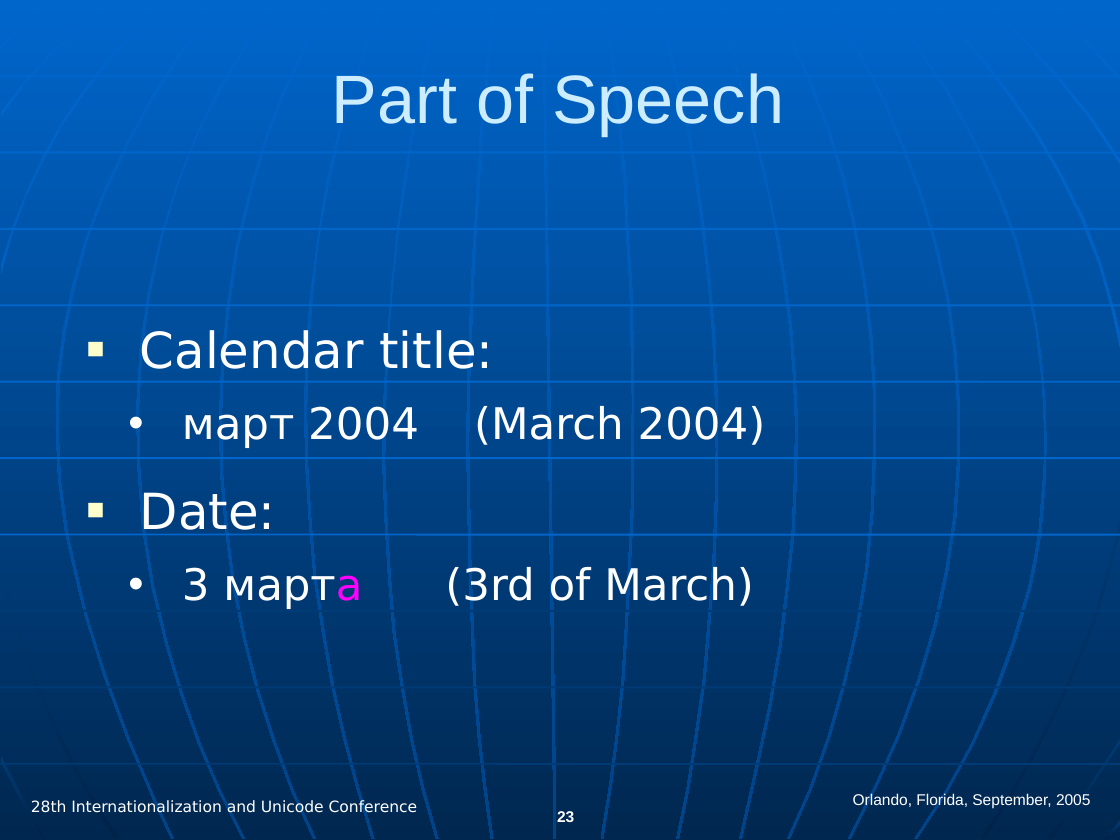
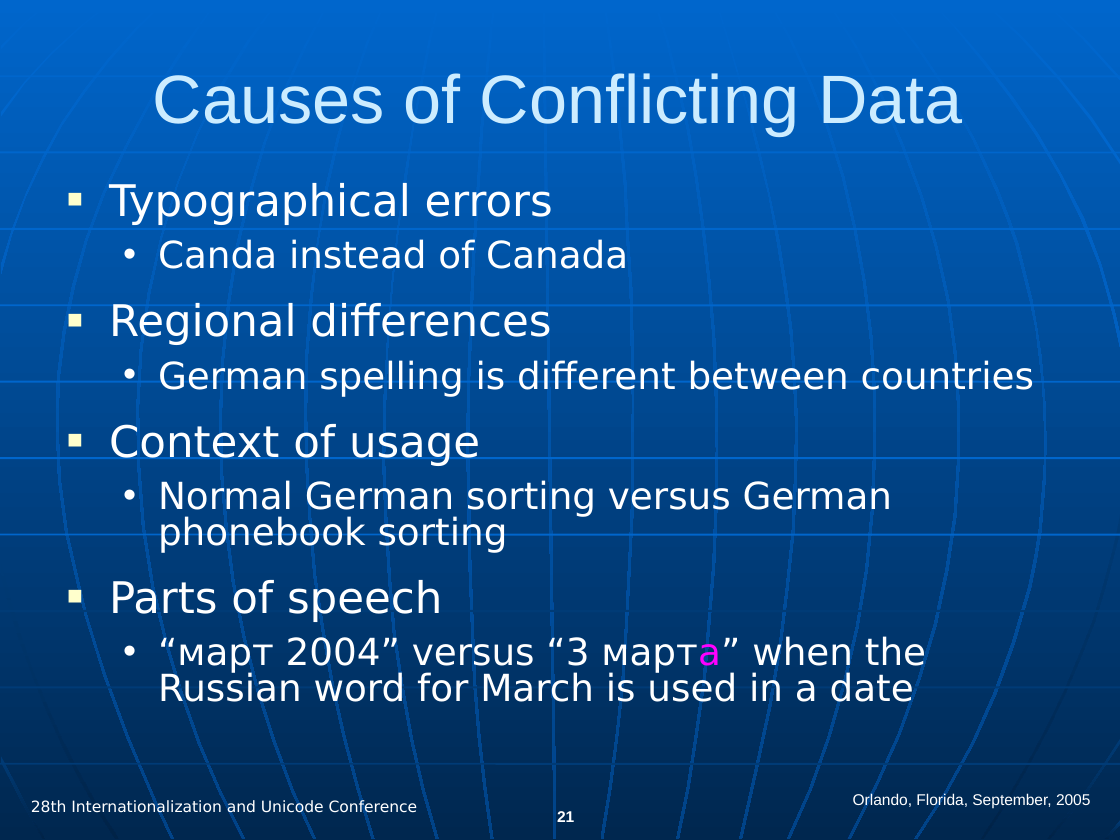
Before and after one commit to hanikesn/cldr, a slide deck: slide 21 of docs/presentations/cldr_overview.ppt (slide 23 before the commit). Drawn at 1120x840 pixels with LibreOffice and Linux fonts; fonts in the diff are those of the drawing. Boxes give left, top, right and bottom in pixels: in the first picture for what was removed or moved away, otherwise in the second. Text is boxed around its words. In the diff, an @@ line names an element or a change of style, - is before the commit and + after.

```diff
--- a/docs/presentations/cldr_overview.ppt
+++ b/docs/presentations/cldr_overview.ppt
@@ title at [153, 73, 962, 136]: text changed @@
-Part of Speech
+Causes of Conflicting Data
@@ text "Typographical errors" at [109, 183, 1034, 709]: vertical alignment middle to top @@
@@ text at [109, 183, 1034, 709]: text changed; size 28 to 24 pt @@
-■ Calendar title:
-  • март 2004 (March 2004)
-■ Date:
-  • 3 марта (3rd of March)
+■ Typographical errors
+  • Canda instead of Canada
+■ Regional differences
+  • German spelling is different between countries
+■ Context of usage
+  • Normal German sorting versus German phonebook sorting
+■ Parts of speech
+  • “март 2004” versus “3 марта” when the Russian word for March is used in a date
@@ page number at [557, 811, 574, 822]: text changed @@
-23
+21
```
Also in this commit, not shown: 15 other slides changed, 2 slides added, 6 slides removed.
